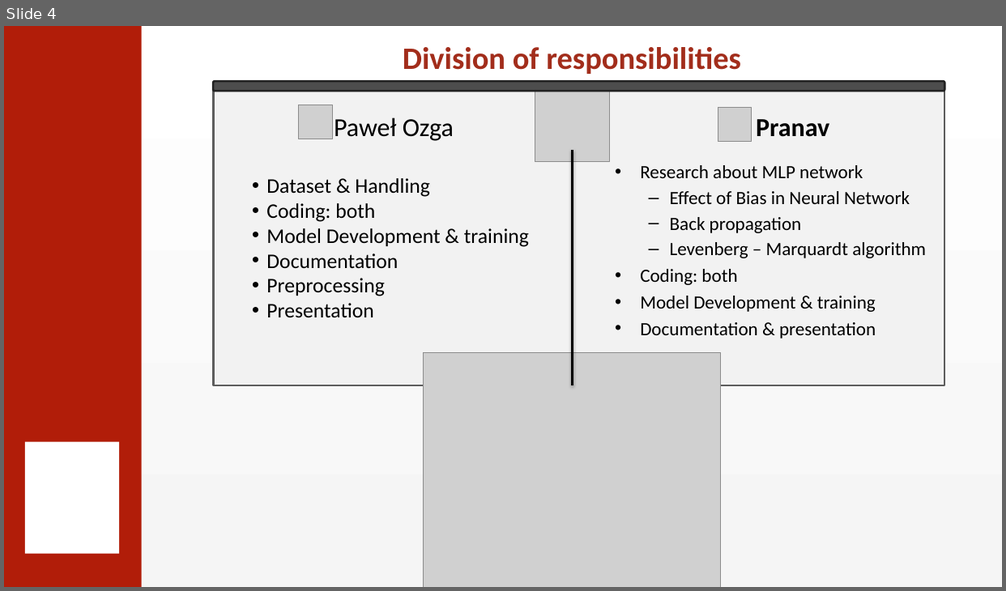
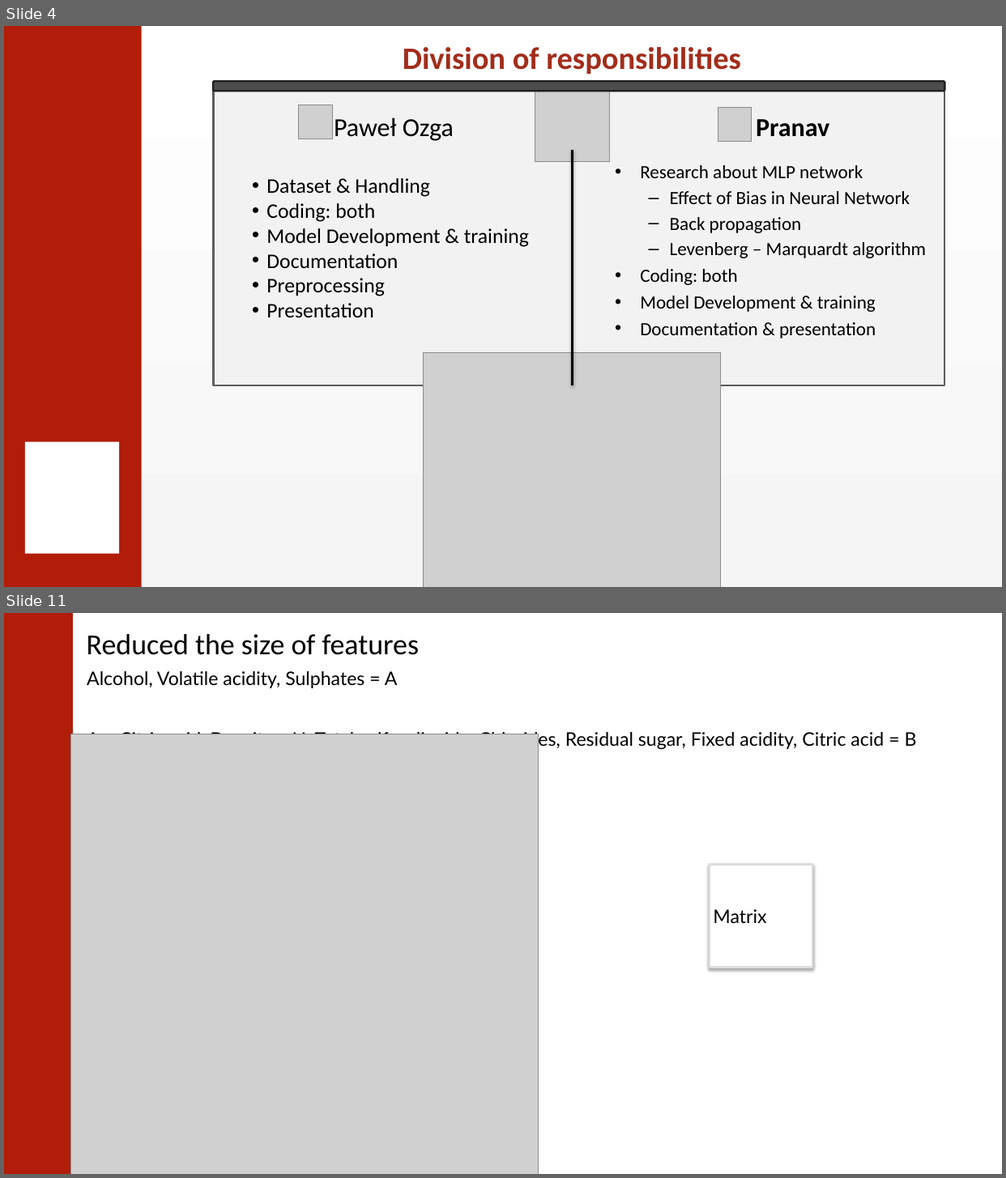
Before and after one commit to 0ZGAnetwork/WineQualityProject, a slide deck: Wine quality classification using Artificial Neural Network.pptx. Shown one above the other, each under a label of ours: slide 4 before the commit, slides 4 and 11 after it; the slides between them are not shown. The pictures are 1006x591 and 1006x1178 pixels, drawn with LibreOffice and Linux fonts; fonts in the diff are those of the drawing; grey boxes stand for pictures; background and template pictures are left out. Boxes give left, top, right and bottom in pixels: in the first picture for what was removed or moved away, otherwise in the second. Text is boxed around its words. In the diff, an @@ line names an element or a change of style, - is before the commit and + after.

Commit message:
fix confiusion matrix bug

```diff
--- a/Wine quality classification using Artificial Neural Network.pptx
+++ b/Wine quality classification using Artificial Neural Network.pptx
@@ slide 11 added at (x1=4, y1=613, x2=1002, y2=1174), background #FFFFFF @@
@@ rectangle added at (x1=4, y1=613, x2=73, y2=1174), fill #B11D09 @@
@@ text added at (x1=87, y1=634, x2=420, y2=655), 28 pt, text #000000 @@
+Reduced the size of features
@@ text added at (x1=87, y1=671, x2=398, y2=688), 18 pt, text #000000 @@
+Alcohol, Volatile acidity, Sulphates = A
@@ picture added at (x1=70, y1=734, x2=539, y2=1174) @@
@@ text added at (x1=87, y1=730, x2=917, y2=751), 18 pt, text #000000 @@
+A + Citric acid, Density, pH, Total sulfur dioxide, Chlorides, Residual sugar, Fixed acidity, Citric acid = B
@@ line added from (526, 776) to (526, 1078), #DDDDDD 2 pt @@
@@ rectangle added at (x1=710, y1=865, x2=812, y2=968), fill #FFFFFF, outline #DDDDDD 2 pt, 18 pt, text #000000 @@
+Matrix
```
Also in this commit, not shown: 2 slides changed, 6 other slides added, 15 other files.
